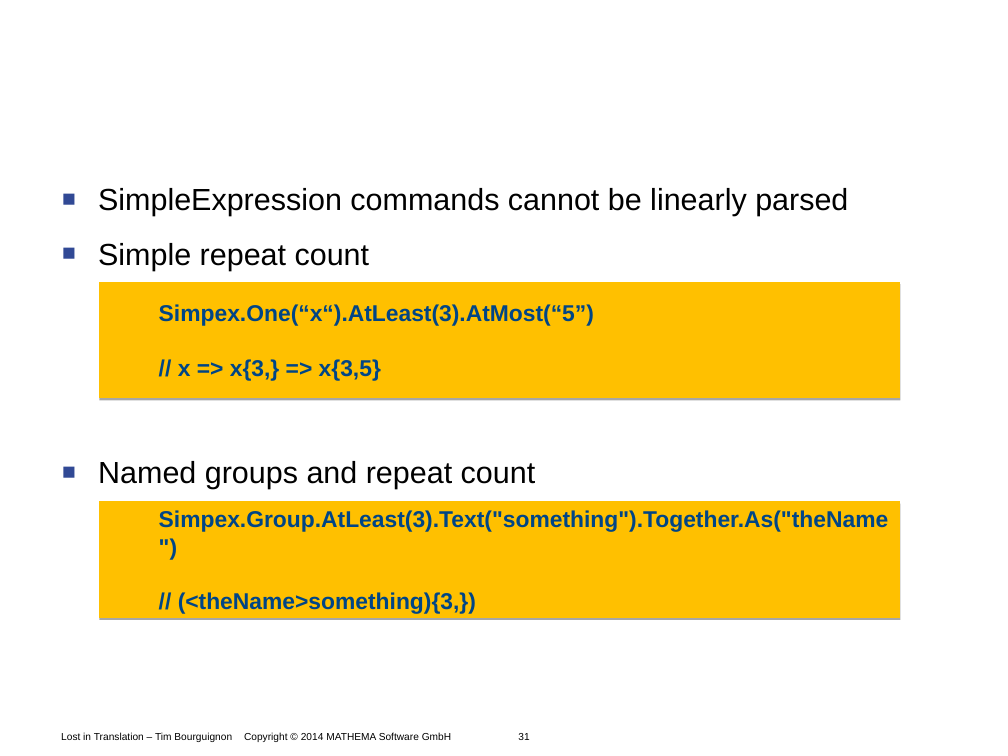
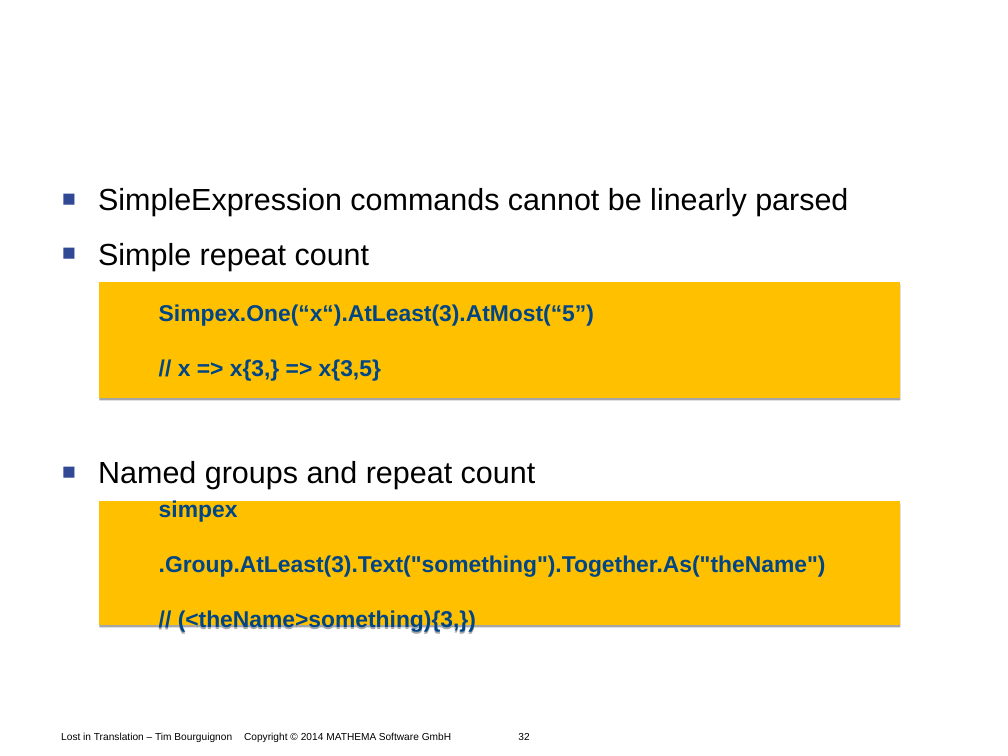
Before and after one commit to Timothep/Talk.LostInTranslation, a slide deck: slide 32 of LostInTranslation.odp (slide 31 before the commit). Drawn at 1008x756 pixels with LibreOffice and Linux fonts; fonts in the diff are those of the drawing; background and template pictures are left out. Boxes give left, top, right and bottom in pixels: in the first picture for what was removed or moved away, otherwise in the second. Text is boxed around its words. In the diff, an @@ line names an element or a change of style, - is before the commit and + after.

```diff
--- a/LostInTranslation.odp
+++ b/LostInTranslation.odp
@@ freeform shape "simpex": place and size @@
-freeform shape "simpex" at (100,501,901,617)
+freeform shape "simpex" at (100,501,901,625)
@@ text in freeform shape at (159,499,826,577): text changed @@
-Simpex.Group.AtLeast(3).Text("something").Together.As("theName")
+simpex
+.Group.AtLeast(3).Text("something").Together.As("theName")
@@ text at (61,732,529,742): text changed @@
-Lost in Translation – Tim Bourguignon Copyright © 2014 MATHEMA Software GmbH 31
+Lost in Translation – Tim Bourguignon Copyright © 2014 MATHEMA Software GmbH 32
```
Also in this commit, not shown: 25 other slides changed, 5 slides added, 4 slides removed.
